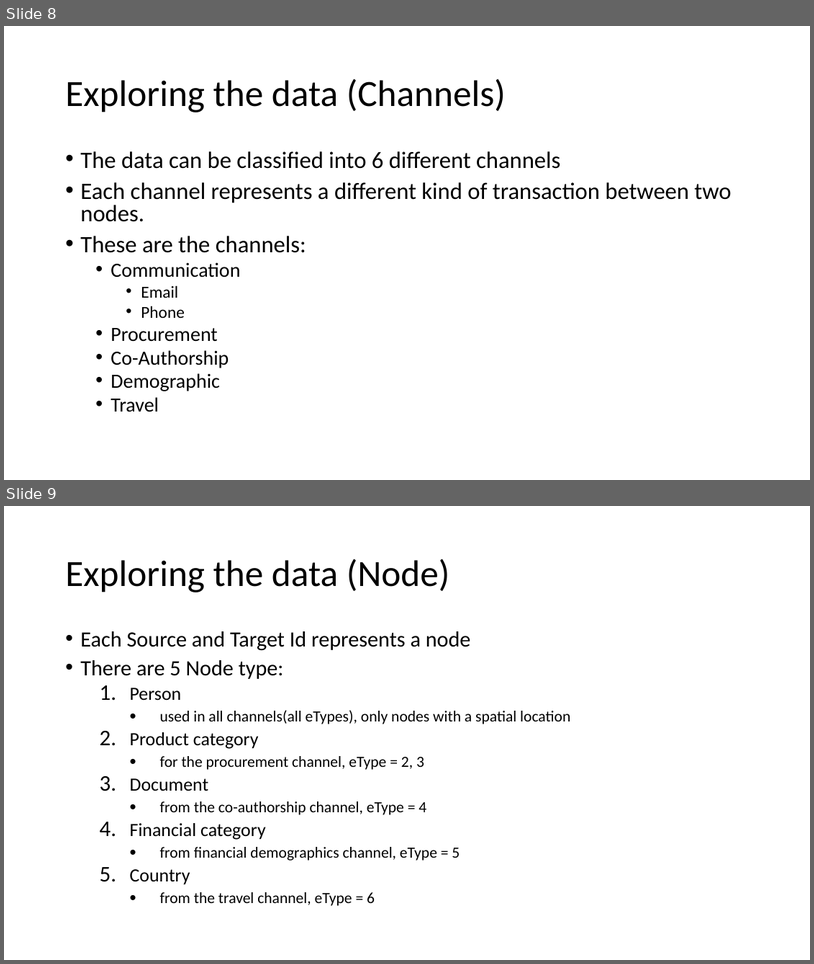
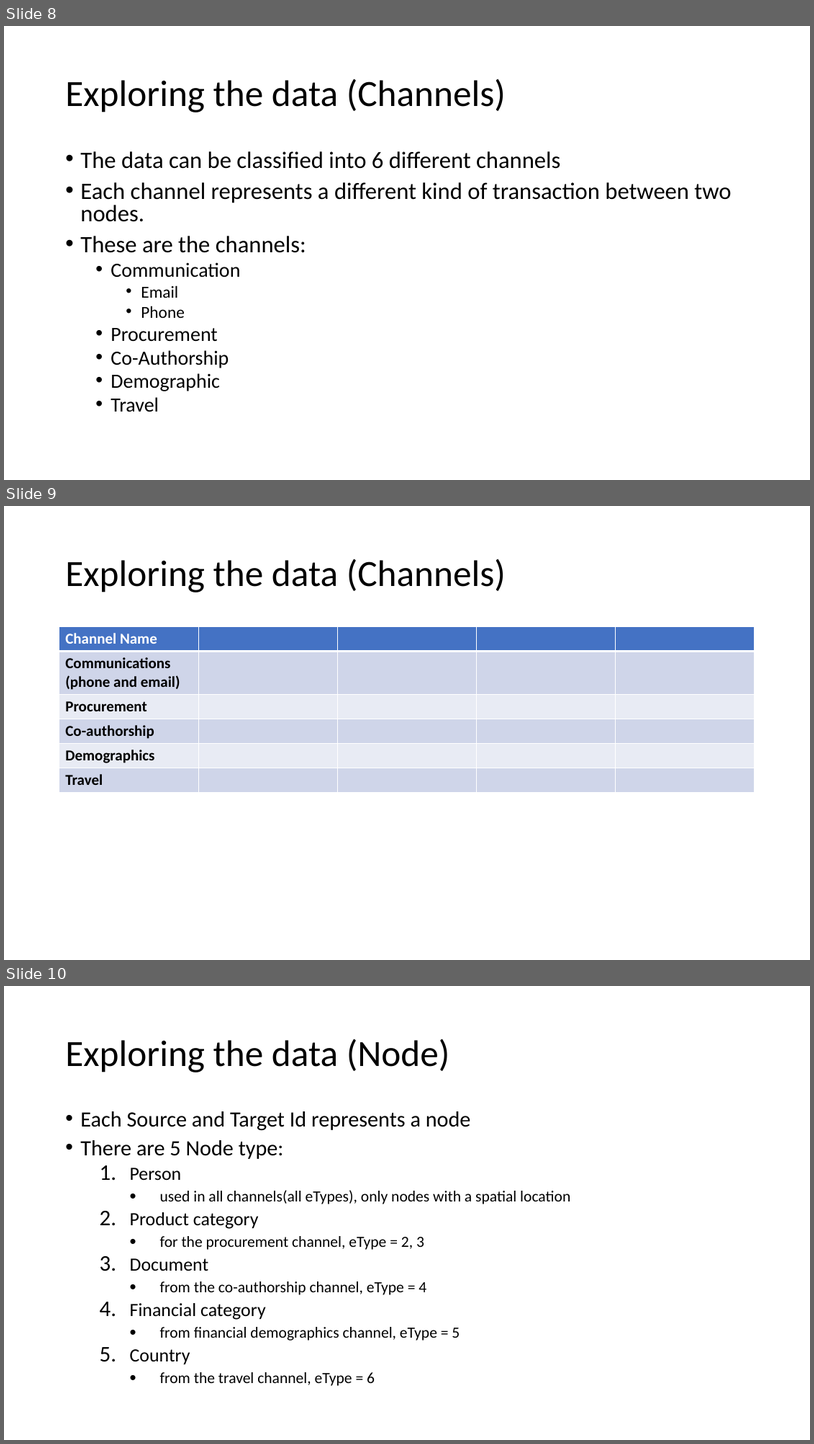
Before and after one commit to AtrayeeNeog/Visualization_2019-20, a slide deck: Documentation/Project_Presentation_v1.pptx. Shown one above the other, each under a label of ours: slides 8 and 9 before the commit, slides 8, 9 and 10 after it. The pictures are 814x964 and 814x1444 pixels, drawn with LibreOffice and Linux fonts; fonts in the diff are those of the drawing. Boxes give left, top, right and bottom in pixels: in the first picture for what was removed or moved away, otherwise in the second. Text is boxed around its words. In the diff, an @@ line names an element or a change of style, - is before the commit and + after.

```diff
--- a/Documentation/Project_Presentation_v1.pptx
+++ b/Documentation/Project_Presentation_v1.pptx
@@ slide 9 added at box(4, 506, 810, 960), background #FFFFFF @@
@@ title added at box(65, 559, 506, 592), 44 pt, text #000000 @@
+Exploring the data (Channels)
@@ table added at box(59, 627, 756, 792), 6 rows, 5 columns @@
+Channel Name |  |  |  | 
+Communications / (phone and email) |  |  |  | 
+Procurement |  |  |  | 
+Co-authorship |  |  |  | 
+Demographics |  |  |  | 
+Travel |  |  |  | 
@@ what was slide 9 is now slide 10 @@
```
Also in this commit, not shown: 1 slide changed.
